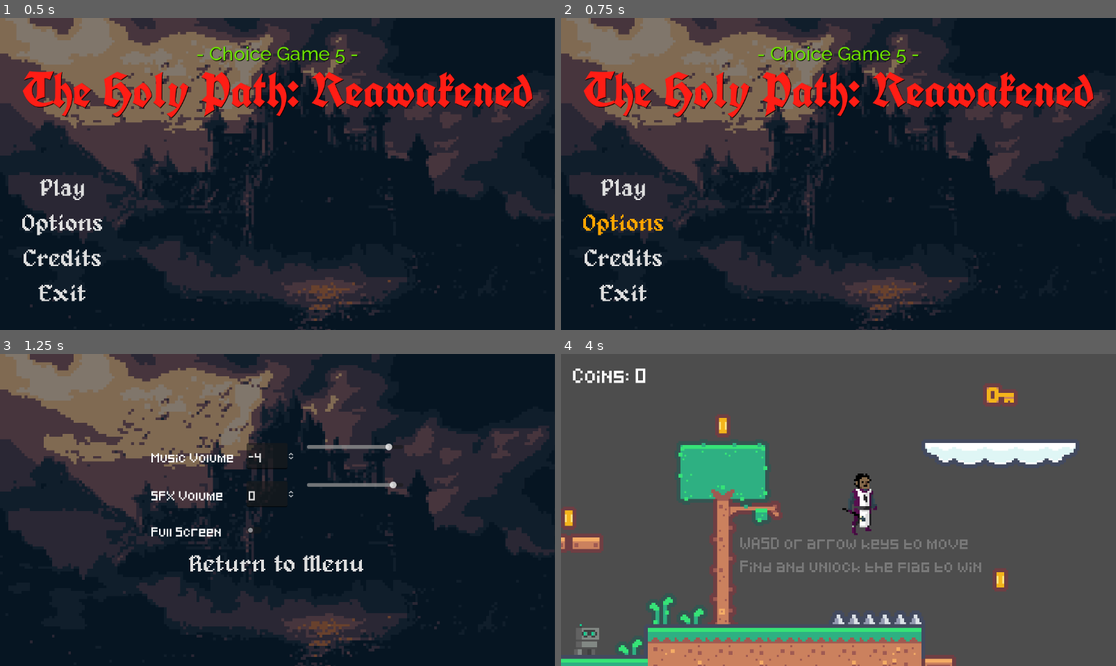
Above: before the commit, frames 1-4 (two rows, left to right).
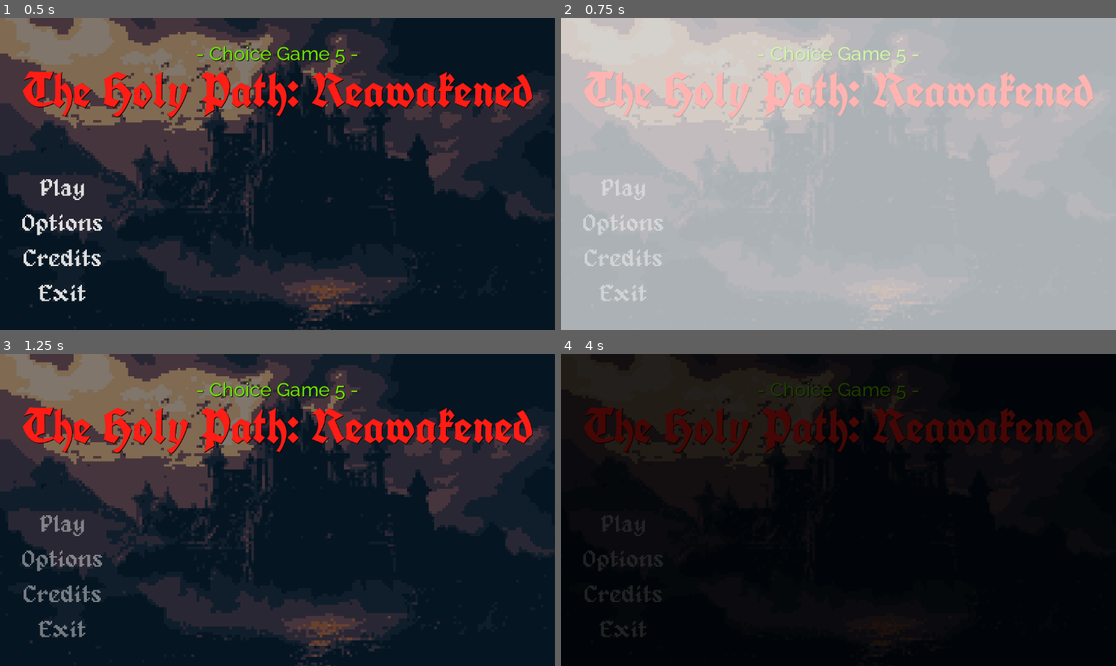
Above: after the commit, the same moments.

Repository: choice-games-media/the-holy-path-reawakened
Game: Godot game, scene res://scenes/menu.tscn
Same seed, same stepped clock (60 frames per second), same inputs: the game is played once before the commit and once after it.
Inputs (mouse positions are in pixels of both pictures, inside the frame that each line leads up to):
- Up to frame 1 (0.5 s): no input
- Up to frame 2 (0.75 s): click "Options" at 0.5 s
- Up to frame 3 (1.25 s): no input
- Up to frame 4 (4 s): click (838, 566) at 1.25 s, where only the run before the commit has a clickable "Return to Menu"; click (838, 566) at 2 s, where only the run after the commit has a clickable "Return to Menu"; click "Play" at 2.75 s; move the mouse to (960, 494) at 3.52 s; hold D (move_right) from 3.53 s (still down); tap Space (jump) at 3.6, 3.77 s

Frame 1 is identical in both runs. In frame 2, 99% of the frame differs, in the area x 0-100%, y 0-100%; in frame 3, 8.3%; in frame 4, 100%.

Commit message:
Welcome back
Added scene transitions

Diff:
--- a/project.godot
+++ b/project.godot
@@ -18,6 +18,8 @@
 [autoload]
 
 MusicPlayer="*res://scenes/music_player.tscn"
+SceneTransition="*res://scenes/scene_transition.tscn"
+Global="*res://scripts/global.gd"
 
 [editor_plugins]
 
--- /dev/null
+++ b/scenes/scene_transition.tscn
@@ -0,0 +1,90 @@
+[gd_scene load_steps=7 format=3 uid="uid://blv8hhp3jmybg"]
+
+[ext_resource type="Script" path="res://scripts/scene_transition.gd" id="1_jrscv"]
+
+[sub_resource type="Animation" id="Animation_wk4m2"]
+length = 0.001
+tracks/0/type = "value"
+tracks/0/imported = false
+tracks/0/enabled = true
+tracks/0/path = NodePath(".:modulate")
+tracks/0/interp = 1
+tracks/0/loop_wrap = true
+tracks/0/keys = {
+"times": PackedFloat32Array(0),
+"transitions": PackedFloat32Array(1),
+"update": 0,
+"values": [Color(1, 1, 1, 0)]
+}
+
+[sub_resource type="Animation" id="Animation_d8rmn"]
+resource_name = "fade_from_black"
+length = 0.5
+tracks/0/type = "value"
+tracks/0/imported = false
+tracks/0/enabled = true
+tracks/0/path = NodePath(".:modulate")
+tracks/0/interp = 1
+tracks/0/loop_wrap = true
+tracks/0/keys = {
+"times": PackedFloat32Array(0, 0.5),
+"transitions": PackedFloat32Array(1, 1),
+"update": 0,
+"values": [Color(0, 0, 0, 1), Color(0, 0, 0, 0)]
+}
+
+[sub_resource type="Animation" id="Animation_g1tfc"]
+resource_name = "fade_to_black"
+length = 0.5
+tracks/0/type = "value"
+tracks/0/imported = false
+tracks/0/enabled = true
+tracks/0/path = NodePath(".:modulate")
+tracks/0/interp = 1
+tracks/0/loop_wrap = true
+tracks/0/keys = {
+"times": PackedFloat32Array(0, 0.5),
+"transitions": PackedFloat32Array(1, 1),
+"update": 0,
+"values": [Color(0, 0, 0, 0), Color(0, 0, 0, 1)]
+}
+
+[sub_resource type="Animation" id="Animation_8orsj"]
+resource_name = "white_fade_out"
+length = 0.5
+tracks/0/type = "value"
+tracks/0/imported = false
+tracks/0/enabled = true
+tracks/0/path = NodePath(".:modulate")
+tracks/0/interp = 1
+tracks/0/loop_wrap = true
+tracks/0/keys = {
+"times": PackedFloat32Array(0, 0.5),
+"transitions": PackedFloat32Array(1, 1),
+"update": 0,
+"values": [Color(1, 1, 1, 1), Color(1, 1, 1, 0)]
+}
+
+[sub_resource type="AnimationLibrary" id="AnimationLibrary_8ugy6"]
+_data = {
+"RESET": SubResource("Animation_wk4m2"),
+"fade_from_black": SubResource("Animation_d8rmn"),
+"fade_to_black": SubResource("Animation_g1tfc"),
+"white_flash": SubResource("Animation_8orsj")
+}
+
+[node name="SceneTransitions" type="ColorRect"]
+modulate = Color(1, 1, 1, 0)
+z_index = 1
+anchors_preset = 15
+anchor_right = 1.0
+anchor_bottom = 1.0
+grow_horizontal = 2
+grow_vertical = 2
+mouse_filter = 2
+script = ExtResource("1_jrscv")
+
+[node name="AnimationPlayer" type="AnimationPlayer" parent="."]
+libraries = {
+"": SubResource("AnimationLibrary_8ugy6")
+}
--- a/scripts/flag.gd
+++ b/scripts/flag.gd
@@ -1,12 +1,10 @@
 extends Area2D
 
-@onready
-var victory_label: Label = get_tree().get_current_scene().get_node("HUD/MarginContainer/Victory")
+@onready var game_manager: Node2D = get_tree().get_current_scene()
 @onready var win_sound: AudioStreamPlayer2D = $AudioStreamPlayer2D
 
 
 func _on_body_entered(body: Node2D) -> void:
-	victory_label.show()
 	# body.get_node("Camera2D").reparent(self)
 	body.frozen = true
 	win_sound.play()
--- a/scripts/game.gd
+++ b/scripts/game.gd
@@ -2,8 +2,17 @@
 
 var keys: int = 0
 var coins: int = 0
-@onready
-var coins_label: Label = get_tree().get_current_scene().get_node("HUD/MarginContainer/Coins")
+var scene_transition: ColorRect = SceneTransition
+@onready var coins_label: Label = $HUD/MarginContainer/Coins
+@onready var victory_label: Label = $HUD/MarginContainer/Victory
+
+
+func _ready() -> void:
+	var current_scene = get_tree().get_current_scene().get_name()
+	if not Global.has_played_transition[current_scene]:
+		scene_transition.play("fade_from_black")
+		scene_transition.reparent($HUD)
+		Global.has_played_transition[current_scene] = true
 
 
 func unlock_door():
@@ -14,3 +23,7 @@
 func add_coin():
 	coins += 1
 	coins_label.set_text("Coins: " + str(coins))
+
+
+func win_game():
+	victory_label.show()
--- /dev/null
+++ b/scripts/global.gd
@@ -0,0 +1,5 @@
+extends Node
+
+# Lazy fix where reloaded scenes don't keep their variables, so making a flag within the game scene itself is useless
+# The scene transitition is also reparented in the game scene, so you couldn't move this there
+var has_played_transition: Dictionary = {"Game": false}
--- a/scripts/menu.gd
+++ b/scripts/menu.gd
@@ -1,5 +1,12 @@
 extends Control
 
+var clicked: bool = false
+@onready var buttons: Array[Button] = [
+	$MarginContainer/VBoxContainer2/PlayButton,
+	$MarginContainer/VBoxContainer2/OptionsButton,
+	$MarginContainer/VBoxContainer2/CreditsButton,
+	$MarginContainer/VBoxContainer2/ExitButton
+]
 @onready var hover_sfx: AudioStreamPlayer2D = $HoverSfx
 @onready var select_sfx: AudioStreamPlayer2D = $SelectSfx
 
@@ -26,16 +33,26 @@
 
 
 func _on_exit_button_pressed() -> void:
-	await _button_effects()
 	get_tree().quit()
 
 
 func _on_button_mouse_entered() -> void:
-	hover_sfx.play()
+	if clicked != true:
+		hover_sfx.play()
 
 
 func _button_effects() -> void:
+	clicked = true
+	for button in buttons:
+		button.disabled = true
+
+	SceneTransition.play("white_flash")
 	select_sfx.play()
+	await _sleep(0.8)
+	SceneTransition.play("fade_to_black")
+	await _sleep(0.5)
 
+
+func _sleep(length: float) -> void:
 	# https://forum.godotengine.org/t/is-there-a-wait-function-to-godot/38759
-	await get_tree().create_timer(0.3).timeout
+	await get_tree().create_timer(length).timeout
--- a/scripts/options.gd
+++ b/scripts/options.gd
@@ -4,6 +4,10 @@
 @onready var music_slider: Slider = $MarginContainer/VBoxContainer/GridContainer/MusicSlider
 @onready var sfx_spin_box: SpinBox = $MarginContainer/VBoxContainer/GridContainer/SfxSpinBox
 @onready var sfx_slider: Slider = $MarginContainer/VBoxContainer/GridContainer/SfxSlider
+
+
+func _ready() -> void:
+	SceneTransition.play("fade_from_black")
 
 
 func _on_music_spin_box_value_changed(value: float) -> void:
--- /dev/null
+++ b/scripts/scene_transition.gd
@@ -0,0 +1,7 @@
+extends ColorRect
+
+@onready var animation_player = $AnimationPlayer
+
+
+func play(animation_name: String) -> void:
+	animation_player.play(animation_name)
